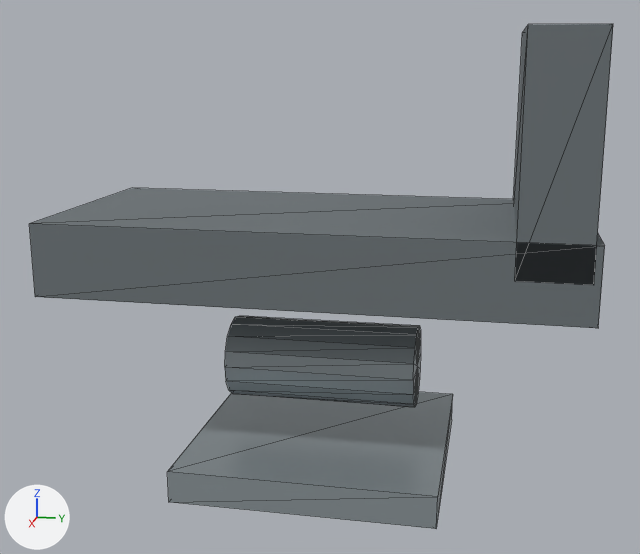
Before and after pictures for a commit that changed the glTF model public/builder-assets/openlife/tattoo_chair.glb.
Rendered twice from a 50 mm camera at (2.697, 0.523, 1.293) aimed at (0.019, -0.013, 0.623). The lights are fixed; the arrows at lower left show +X, +Y and +Z. The older version comes first. Mesh edges are drawn as thin lines. Where no turn or scale is listed for an object, it has been applied to the vertices.

In view in the first picture: 'part_00', 'part_01', 'part_02', 'part_03'.
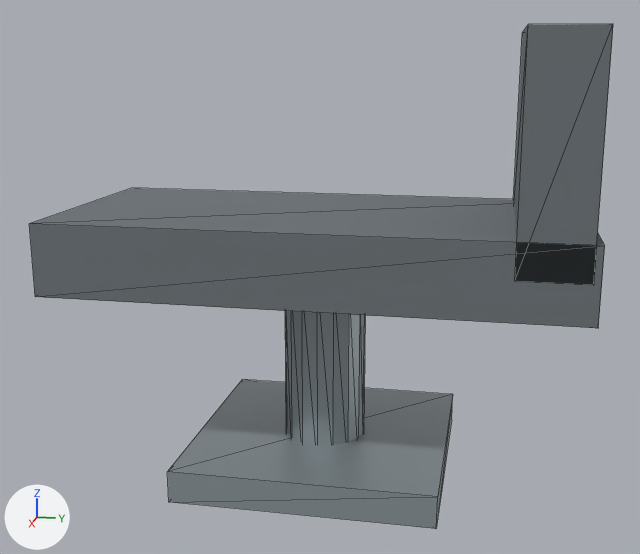
Pixel boxes (x1, y1, x2, y2) of what changed, in the pictures (640 x 554 px):
'part_02', moved, turned: before (225, 316, 421, 407); after (285, 311, 365, 445)

Edits to the bpy script that builds the scene:
```text
Change ob_part_02:
    ob_part_02.location: (0.0, 0.0, 0.0) -> (0.0, 0.34, 0.34)
    ob_part_02.rotation_euler: (0.0, 0.0, 0.0) -> (1.571, 0.0, 0.0)  # degrees (0, 0, 0) -> degrees (90, 0, 0)
```
